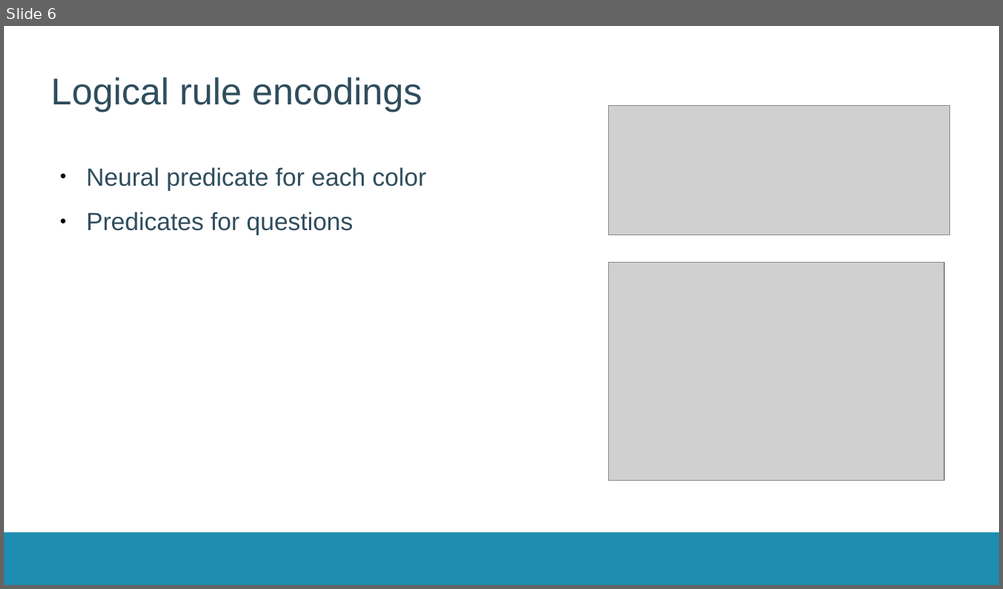
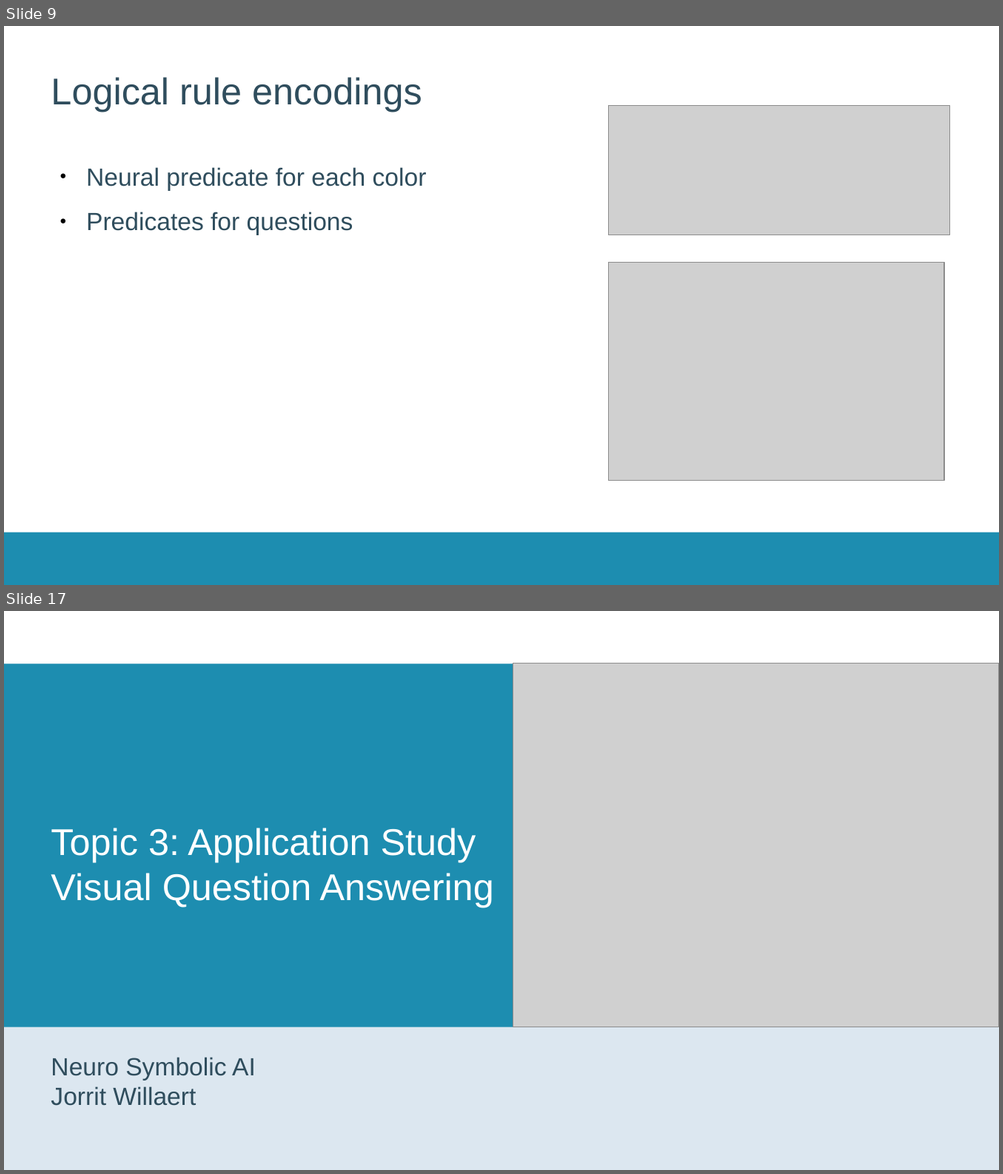
Before and after one commit to JorritWillaert/Capita-Selecta-Neuro-Symbolic-AI, a slide deck: presentation/presentation.odp. Shown one above the other, each under a label of ours: slide 6 before the commit, slides 9 and 17 after it; the slides between them are not shown. The pictures are 1003x589 and 1003x1174 pixels, drawn with LibreOffice and Linux fonts; fonts in the diff are those of the drawing; grey boxes stand for pictures; background and template pictures are left out. Boxes give left, top, right and bottom in pixels: in the first picture for what was removed or moved away, otherwise in the second. Text is boxed around its words. In the diff, an @@ line names an element or a change of style, - is before the commit and + after.

```diff
--- a/presentation/presentation.odp
+++ b/presentation/presentation.odp
@@ slide 17 added at <box>4,611,999,1170</box>, background #FFFFFF; not listed: 1 template element that a slide beside it also shows @@
@@ rectangle added at <box>4,611,999,1170</box>, fill #FFFFFF @@
@@ rectangle added at <box>4,664,999,1170</box>, fill #DCE7F0 @@
@@ rectangle added at <box>4,664,999,1028</box>, fill #1D8DB0 @@
@@ picture added at <box>513,664,999,1028</box> @@
@@ title added at <box>51,828,494,908</box>, 36 pt, text #FFFFFF @@
+Topic 3: Application Study
+Visual Question Answering
@@ subtitle added at <box>51,1057,256,1106</box>, 24 pt, text #2F4D5D @@
+Neuro Symbolic AI
+Jorrit Willaert
@@ what was slide 6 is now slide 9 @@
```
Also in this commit, not shown: 1 slide changed, 10 other slides added, 2 slides removed, 1 other file.
